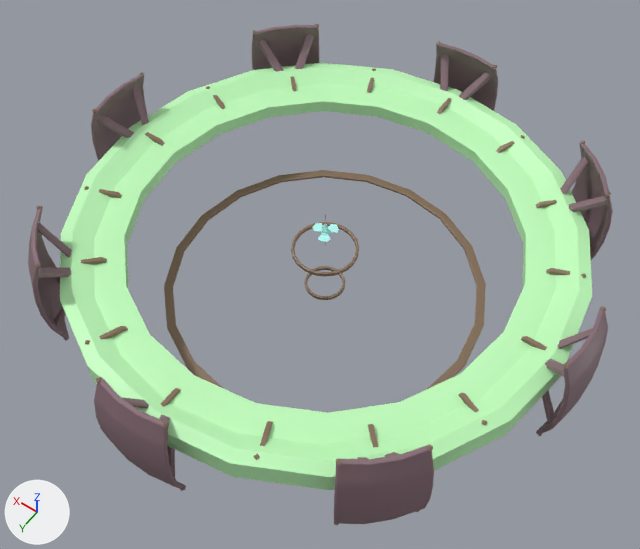
Two versions of the FBX model crumb stuff/crumb test 1/Assets/Art/Models/SpaceStation/S_PrisonSpaceStation.fbx, one commit apart.
One viewpoint serves both versions: a 50 mm lens placed at (-83.1, 118.6, 171.1), pointed at (-2.3, 5.5, -6.7). Lighting does not change. The marker at lower left points along +X, +Y and +Z. Where no turn or scale is listed for an object, it has been applied to the vertices. Vertices at the same position are counted once.

Objects in the first picture: 'OuterRing', 'Rings'.
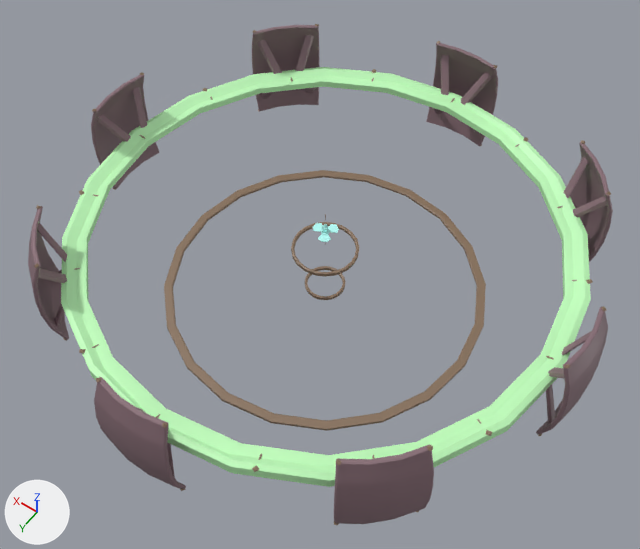
Commit message: By request: Edited the outer ring of the Space Station

Pixel boxes (x1, y1, x2, y2) of what changed, in the pictures (640 x 549 px; the box of a moved part takes in the faces that stretch with it):
part 1 of me_mesh_002, moved or reshaped: before (85, 340, 90, 344); after (79, 349, 86, 353)
part 2 of me_mesh_002, moved or reshaped: before (253, 453, 260, 460); after (252, 465, 259, 472)
part 3 of me_mesh_002, moved or reshaped: before (482, 420, 487, 425); after (486, 430, 492, 436)
part 4 of me_mesh_002, moved or reshaped (not visible afterwards): before (367, 78, 374, 93)
part 5 of me_mesh_002, moved or reshaped (not visible afterwards): before (437, 98, 452, 114)
part 6 of me_mesh_002, moved or reshaped (not visible afterwards): before (260, 421, 273, 446)
part 7 of me_mesh_002, moved or reshaped (not visible afterwards): before (161, 388, 181, 407)
part 8 of me_mesh_002, moved or reshaped (not visible afterwards): before (99, 326, 128, 339)
part 9 of me_mesh_002, moved or reshaped: before (39, 35, 603, 490); after (39, 35, 603, 487)

The change in detail:
me_mesh_002 has 2216 vertices, 1976 faces and spans x -71.9..71.9, y -71.9..71.9, z -15.1..15.1.
me_mesh_002 is used by ob_outerring; location (0.0, 0.0, 0.0).
me_mesh_002 part 1: the loose piece of 12 vertices spanning x 23.5..25.0, y 57.6..59.0, z 3.1..4.2 is moved by (0.6, 1.8, -1.9).
me_mesh_002 part 2: the loose piece of 12 vertices spanning x -24.8..-23.3, y 57.6..59.1, z 3.1..4.2 is moved by (-0.9, 1.7, -1.9).
me_mesh_002 part 3: the loose piece of 12 vertices spanning x -59.0..-57.6, y 23.5..25.0, z 3.1..4.2 is moved by (-1.8, 0.6, -1.9).
me_mesh_002 part 4: the loose piece of 8 vertices spanning x 19.1..23.9, y -57.4..-47.9, z -1.1..3.3 is scaled about its middle by (0.186, 0.234, 0.0918), then moved by (2.2, -4.9, 0.0).
me_mesh_002 part 5: the loose piece of 8 vertices spanning x -0.6..0.4, y -61.8..-52.0, z -1.1..3.3 is scaled about its middle by (0.262, 0.262, 0.191), then moved by (0.0, -6.0, 0.0).
me_mesh_002 part 6: the loose piece of 8 vertices spanning x -24.0..-19.3, y 46.8..56.3, z -1.1..3.3 is scaled about its middle by (0.218, 0.262, 0.0918), then moved by (-2.2, 5.6, 0.0).
me_mesh_002 part 7: the loose piece of 8 vertices spanning x -0.3..0.8, y 51.8..61.6, z -1.4..3.0 is scaled about its middle by (0.262, 0.262, 0.0918), then moved by (-0.2, 6.0, 0.4).
me_mesh_002 part 8: the loose piece of 8 vertices spanning x 19.1..23.9, y 46.8..56.3, z -1.1..3.3 is scaled about its middle by (0.218, 0.262, 0.0918), then moved by (2.2, 5.6, 0.0).
me_mesh_002 part 9: 544 of 2216 vertices moved; they spanned x -65.9..65.9, y -65.9..65.9, z -4.0..4.0 and now span x -65.9..65.9, y -65.9..65.9, z -1.9..2.1; mean shift (0.0, 0.0, -0.2); largest move (51.4, -1.1, -1.0) -> (61.0, -0.4, 1.1).
